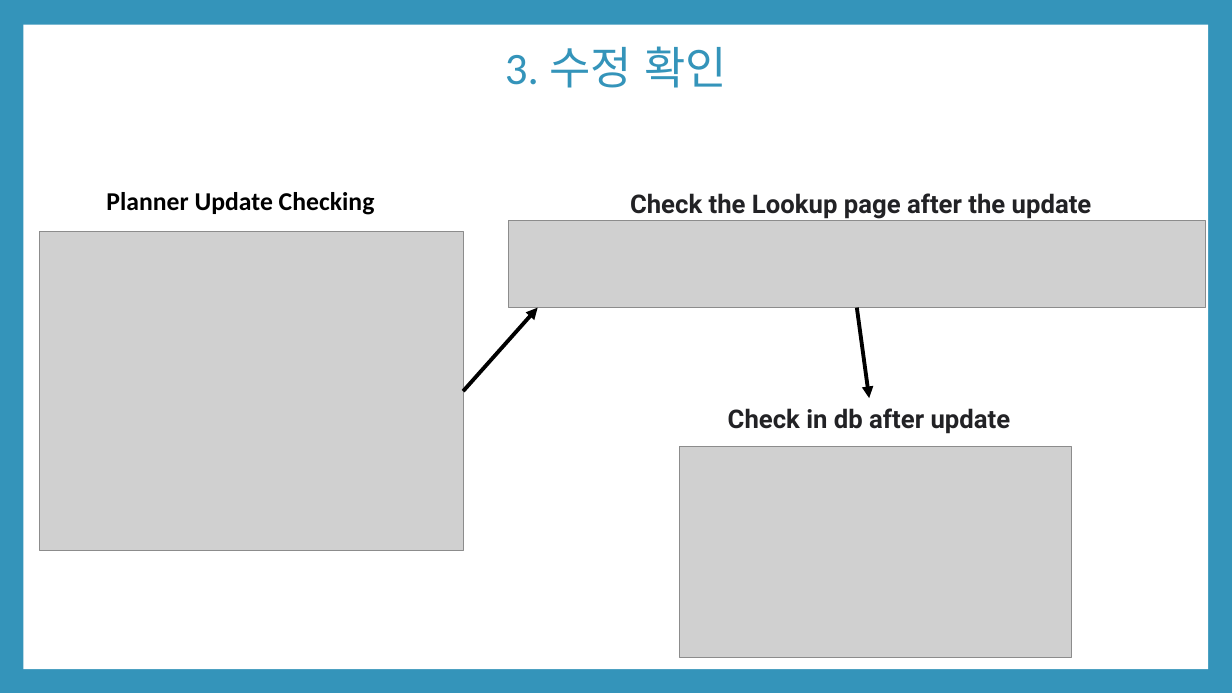
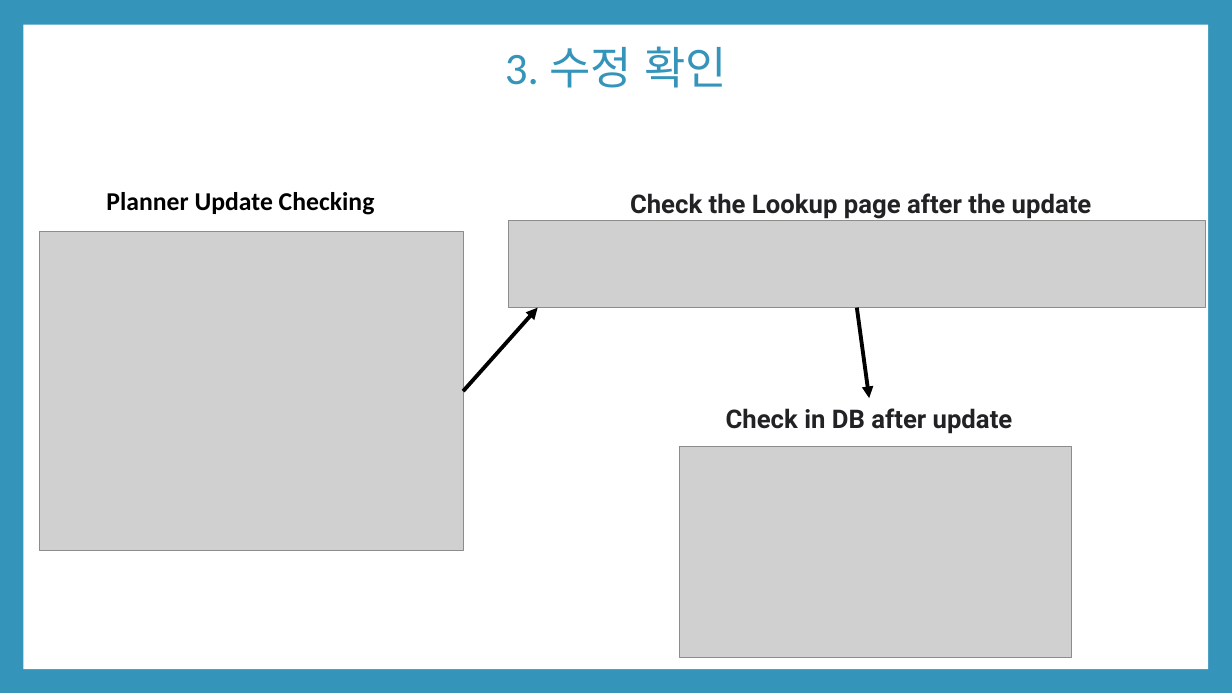
Before and after one commit to KIMGACHE/JourneyPlanner, a slide deck: slide 4 of 서버프로그램 구현 시험.pptx. Drawn at 1232x693 pixels with LibreOffice and Linux fonts; fonts in the diff are those of the drawing; grey boxes stand for pictures. Boxes give left, top, right and bottom in pixels: in the first picture for what was removed or moved away, otherwise in the second. Text is boxed around its words. In the diff, an @@ line names an element or a change of style, - is before the commit and + after.

```diff
--- a/서버프로그램 구현 시험.pptx
+++ b/서버프로그램 구현 시험.pptx
@@ text at [726, 408, 1013, 434]: text changed @@
-Check in db after update
+Check in DB after update
```
Also in this commit, not shown: 3 other slides changed.
